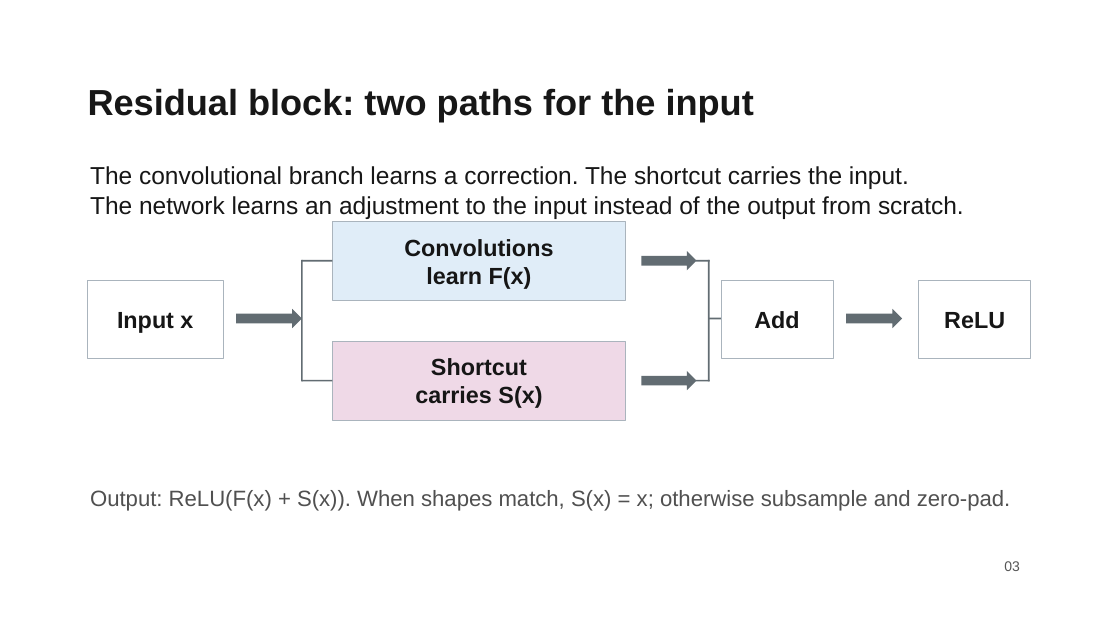
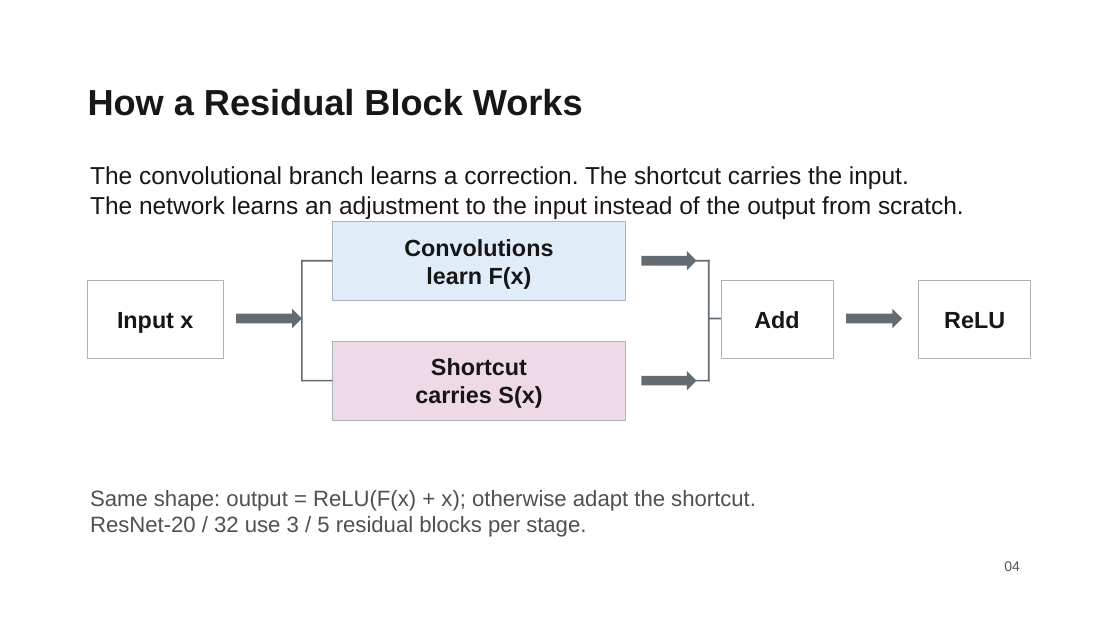
Before and after one commit to liuyanze910-svg/miae01-resnet-replication, a slide deck: slide 4 of docs/slides/week4_a_background_methods.pptx (slide 3 before the commit). Drawn at 1120x630 pixels with LibreOffice and Linux fonts; fonts in the diff are those of the drawing; background and template pictures are left out. Boxes give left, top, right and bottom in pixels: in the first picture for what was removed or moved away, otherwise in the second. Text is boxed around its words. In the diff, an @@ line names an element or a change of style, - is before the commit and + after.

```diff
--- a/docs/slides/week4_a_background_methods.pptx
+++ b/docs/slides/week4_a_background_methods.pptx
@@ text at <box>88,88,583,116</box>: text changed @@
-Residual block: two paths for the input
+How a Residual Block Works
@@ text at <box>90,490,756,537</box>: text changed @@
-Output: ReLU(F(x) + S(x)). When shapes match, S(x) = x; otherwise subsample and zero-pad.
+Same shape: output = ReLU(F(x) + x); otherwise adapt the shortcut.
+ResNet-20 / 32 use 3 / 5 residual blocks per stage.
@@ text at <box>1004,561,1020,571</box>: text changed @@
-03
+04
```
Also in this commit, not shown: 2 other slides changed, 3 slides added, 3 slides removed.
